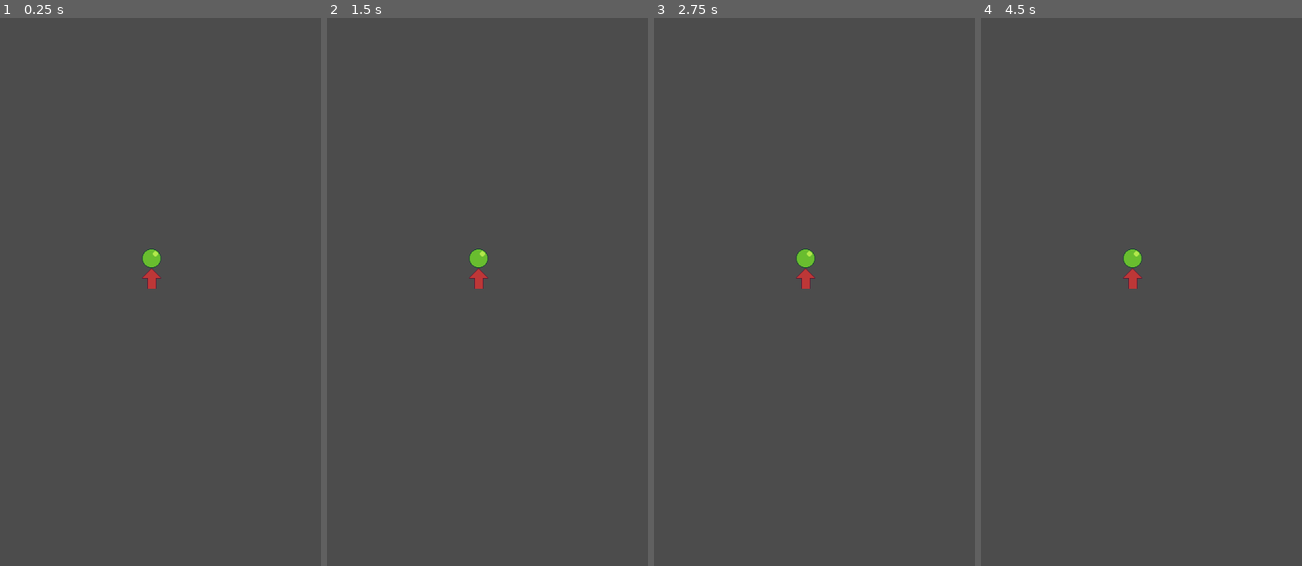
Above: before the commit, frames 1-4 (left to right).
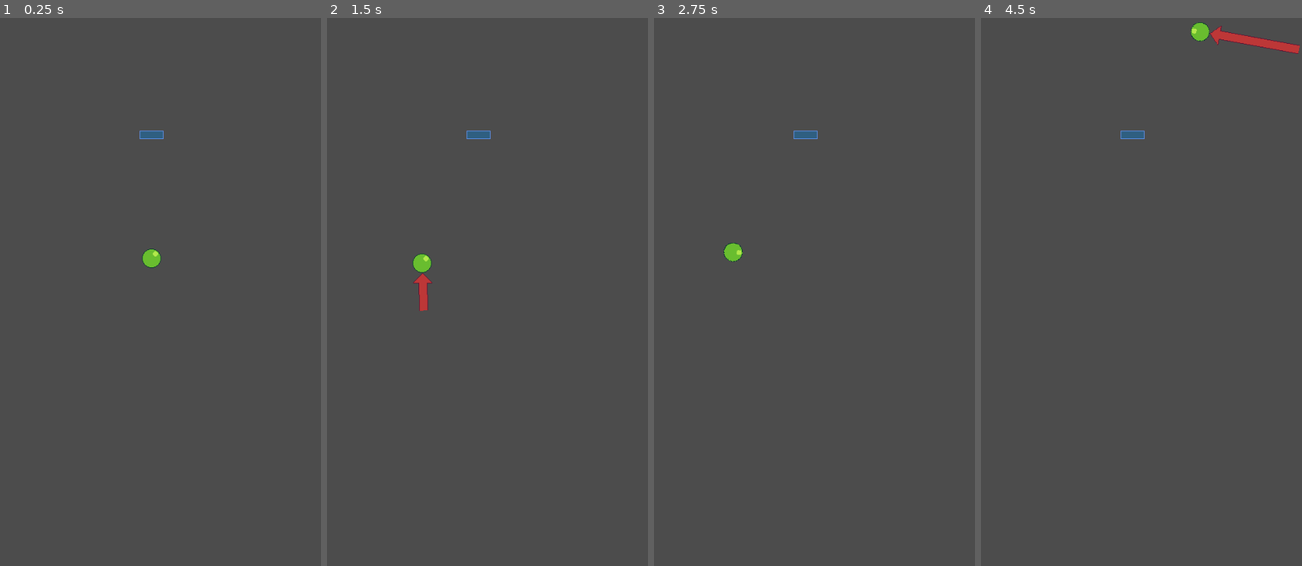
Above: after the commit, the same moments.

Repository: Aprikot-Games/Kinetis
Game: Godot game, scene res://Level.tscn
Same seed, same stepped clock (60 frames per second), same inputs: the game is played once before the commit and once after it.
Inputs (mouse positions are in pixels of both pictures, inside the frame that each line leads up to):
- Up to frame 1 (0.25 s): no input
- Up to frame 2 (1.5 s): tap Enter at 0.5 s; move the mouse to (558, 253) at 0.52 s; click (558, 253) at 0.67 s; move the mouse to (423, 308) at 1.27 s; click (423, 308) at 1.42 s
- Up to frame 3 (2.75 s): move the mouse to (846, 155) at 2.02 s; click (846, 155) at 2.17 s
- Up to frame 4 (4.5 s): move the mouse to (1125, 396) at 2.77 s; click (1125, 396) at 2.92 s; move the mouse to (1237, 363) at 3.52 s; click (1237, 363) at 3.67 s; move the mouse to (1045, 193) at 4.27 s; click (1045, 193) at 4.42 s

The runs differ from the first frame. In frame 1, 0.2% of the frame differs, in the area x 43-52%, y 20-50%; in frame 2, 0.8%; in frame 3, 0.6%; in frame 4, 1.0%, in the area x 43-100%, y 0-50%.
Error before the commit: Parse Error: Unexpected assign. (res://Ball.gd:13)

Commit message:
Adding block destruction, finished ball launch prototype

Diff:
--- a/Ball.gd
+++ b/Ball.gd
@@ -4,14 +4,24 @@
 var holding = false
 var ball_state = STATE.BASE
 var initial_mouse
+var diff_vec = 0
+var clamped_len = 0
+
+func release():
+	apply_central_impulse(diff_vec.normalized() * clamped_len)
+
 # Called when the node enters the scene tree for the first time.
 func _ready():
 	pass # Replace with function body.
 
 func _process(delta):
 	if ball_state == STATE.BASE:
-		if holding = true:
+		if holding == true:
 			$Arrow.show()
+			diff_vec = -(get_global_mouse_position() - position)
+			$Arrow.rotation = diff_vec.angle() + PI/2
+			clamped_len = clamp(diff_vec.length(), 30, 300)
+			$Arrow/ArrowBody.scale.y = clamped_len/5
 		else:
 			$Arrow.hide()
 	pass
@@ -24,3 +34,4 @@
 				holding = true
 			elif event.pressed == false:
 				holding = false
+				release()
--- /dev/null
+++ b/Block.gd
@@ -0,0 +1,21 @@
+extends RigidBody2D
+
+
+# Declare member variables here. Examples:
+# var a = 2
+# var b = "text"
+
+
+# Called when the node enters the scene tree for the first time.
+func _ready():
+	pass # Replace with function body.
+
+
+# Called every frame. 'delta' is the elapsed time since the previous frame.
+#func _process(delta):
+#	pass
+
+func _on_Block_body_entered(body):
+	if body.is_in_group("destructor"):
+		#queue_free()
+		pass
--- a/Level.tscn
+++ b/Level.tscn
@@ -1,10 +1,12 @@
-[gd_scene load_steps=10 format=2]
+[gd_scene load_steps=14 format=2]
 
 [ext_resource path="res://sprites/ball.png" type="Texture" id=1]
 [ext_resource path="res://Level.gd" type="Script" id=2]
 [ext_resource path="res://Ball.gd" type="Script" id=3]
 [ext_resource path="res://sprites/arrow_body.png" type="Texture" id=4]
 [ext_resource path="res://sprites/arrow_head.png" type="Texture" id=5]
+[ext_resource path="res://sprites/block.png" type="Texture" id=6]
+[ext_resource path="res://Block.gd" type="Script" id=7]
 
 [sub_resource type="PhysicsMaterial" id=1]
 bounce = 1.0
@@ -23,10 +25,23 @@
 [sub_resource type="RectangleShape2D" id=4]
 extents = Vector2( 480, 11 )
 
+[sub_resource type="SpriteFrames" id=5]
+animations = [ {
+"frames": [ ExtResource( 6 ) ],
+"loop": true,
+"name": "default",
+"speed": 5.0
+} ]
+
+[sub_resource type="RectangleShape2D" id=6]
+extents = Vector2( 20, 7 )
+
 [node name="Level" type="Node2D"]
 script = ExtResource( 2 )
 
-[node name="Ball" type="RigidBody2D" parent="."]
+[node name="Ball" type="RigidBody2D" parent="." groups=[
+"destructor",
+]]
 position = Vector2( 255.027, 443.817 )
 input_pickable = true
 physics_material_override = SubResource( 1 )
@@ -40,11 +55,11 @@
 shape = SubResource( 3 )
 
 [node name="Arrow" type="Sprite" parent="Ball"]
-position = Vector2( -0.0269928, 33.183 )
 texture = ExtResource( 5 )
+offset = Vector2( 0, 33 )
 
 [node name="ArrowBody" type="Sprite" parent="Ball/Arrow"]
-position = Vector2( 0, 16 )
+position = Vector2( 0, 49 )
 texture = ExtResource( 4 )
 offset = Vector2( 0, 1 )
 
@@ -67,3 +82,21 @@
 position = Vector2( 551, 480 )
 rotation = 1.5708
 shape = SubResource( 4 )
+
+[node name="Block" type="RigidBody2D" parent="."]
+position = Vector2( 255, 237 )
+gravity_scale = 0.0
+contacts_reported = 1
+contact_monitor = true
+script = ExtResource( 7 )
+__meta__ = {
+"_edit_group_": true
+}
+
+[node name="AnimatedSprite" type="AnimatedSprite" parent="Block"]
+frames = SubResource( 5 )
+
+[node name="CollisionShape2D" type="CollisionShape2D" parent="Block"]
+shape = SubResource( 6 )
+
+[connection signal="body_entered" from="Block" to="Block" method="_on_Block_body_entered"]
Binary file added: sprites/block.png
Not shown, added: sprites/block.png.import
